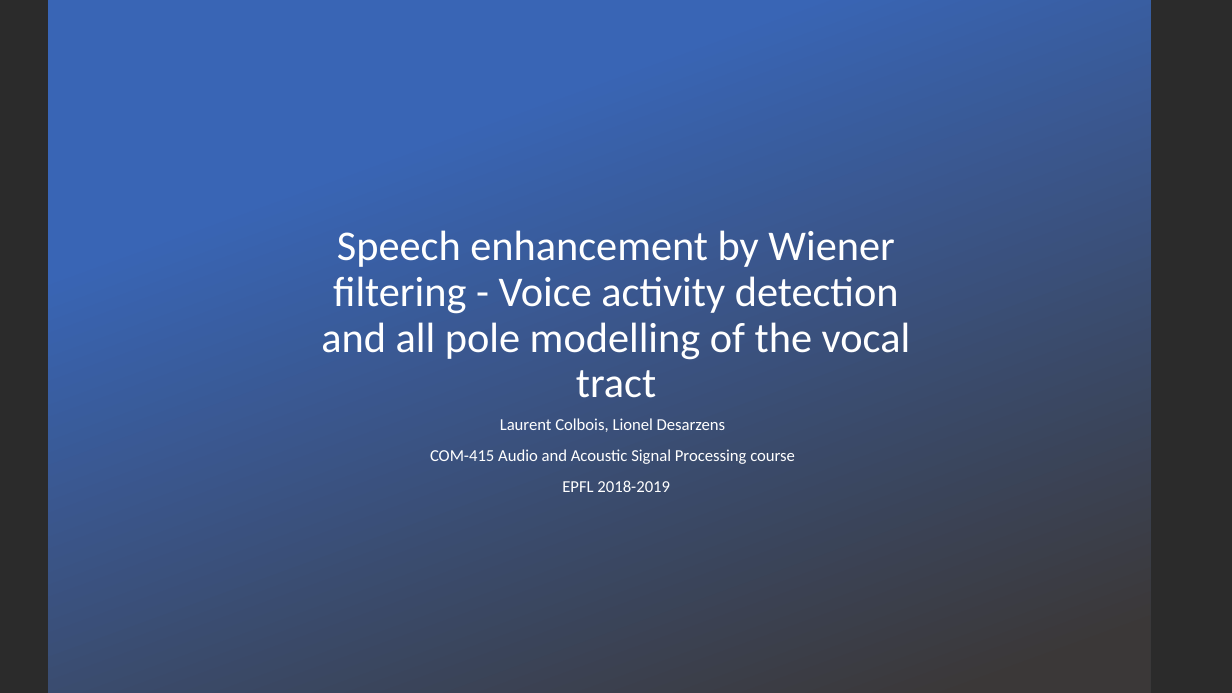
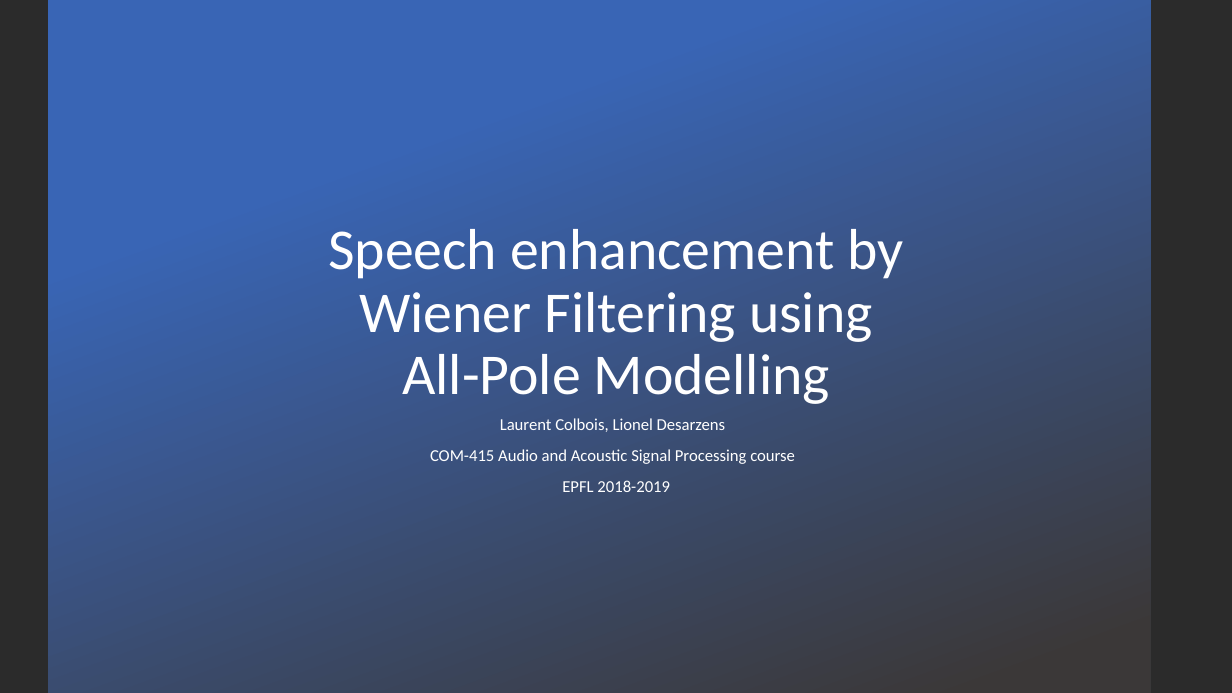
Before and after one commit to lcolbois/aasp-noise-red, a slide deck: slide 1 of presentation.pptx. Drawn at 1232x693 pixels with LibreOffice and Linux fonts; fonts in the diff are those of the drawing; background and template pictures are left out; a plain dark background stands for a picture behind light text. Boxes give left, top, right and bottom in pixels: in the first picture for what was removed or moved away, otherwise in the second. Text is boxed around its words. In the diff, an @@ line names an element or a change of style, - is before the commit and + after.

Commit message:
final presentation or not

```diff
--- a/presentation.pptx
+++ b/presentation.pptx
@@ title at bbox=[328, 229, 904, 404]: text changed; size 33 to 45 pt @@
-Speech enhancement by Wiener filtering - Voice activity detection and all pole modelling of the vocal tract
+Speech enhancement by Wiener Filtering using All-Pole Modelling
```
Also in this commit, not shown: 3 other slides changed, 4 slides added, 7 other files.
